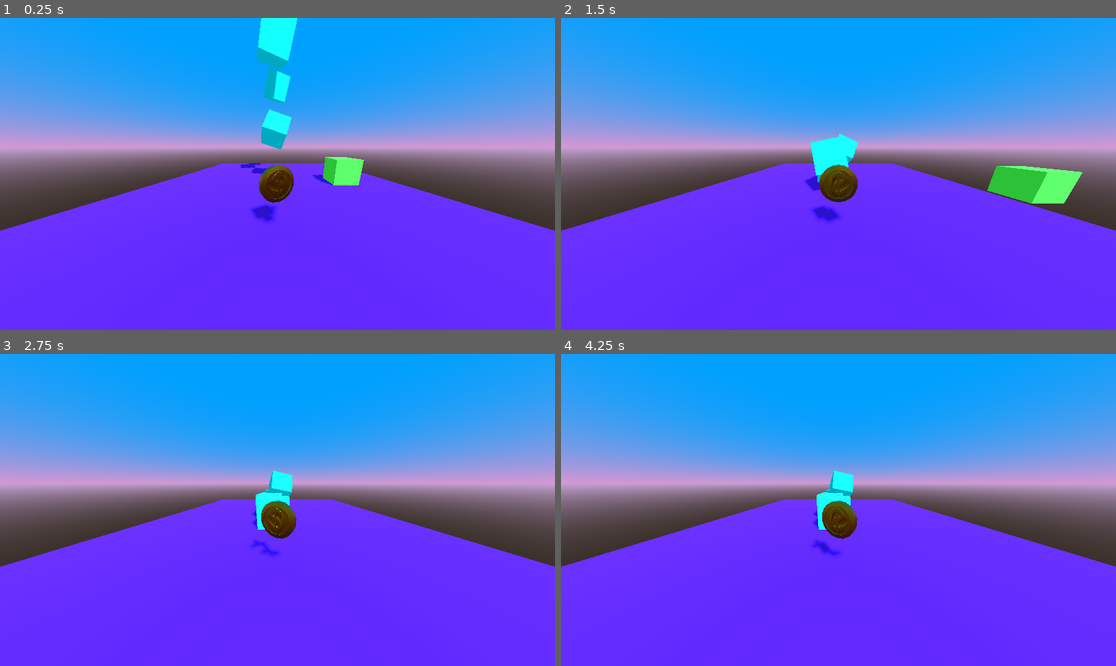
Above: before the commit, frames 1-4 (two rows, left to right).
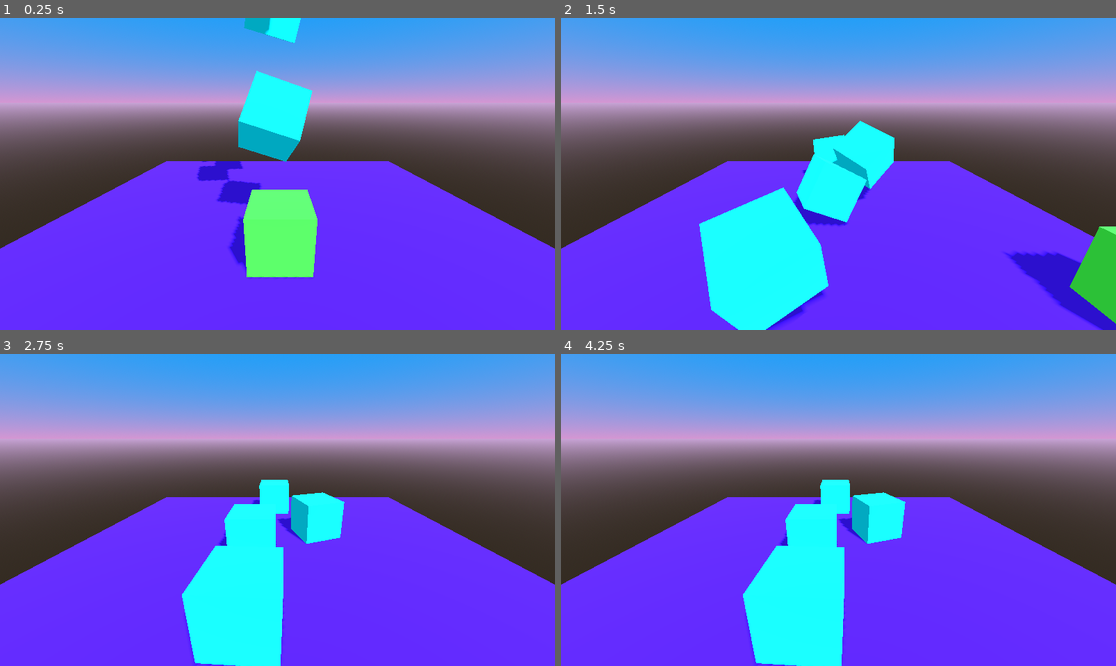
Above: after the commit, the same moments.

Repository: V102002/Godot-3D-Platformer
Game: Godot game, scene res://level_1.tscn
The game is run twice, just before and just after one commit, with the same random seed, the same clock (stepped at 60 frames per second) and the same inputs.
Inputs:
- Up to frame 1 (0.25 s): no input
- Up to frame 2 (1.5 s): tap Enter (ui_accept) at 0.5, 0.77 s; hold Right (ui_right) 0.53-1.28 s; hold Down (ui_down) from 1.28 s (still down)
- Up to frame 3 (2.75 s): tap Enter (ui_accept) at 1.52 s; release Down (ui_down) at 2.03 s; hold Right (ui_right) from 2.03 s (still down)
- Up to frame 4 (4.25 s): release Right (ui_right) at 2.78 s; hold Up (ui_up) 2.78-3.53 s; tap Enter (ui_accept) at 3.02, 3.77 s; hold Left (ui_left) from 3.53 s (still down)

The runs differ from the first frame. In frame 1, 57% of the frame differs, in the area x 0-100%, y 0-84%; in frame 2, 66%, in the area x 0-100%, y 0-100%; in frame 3, 61%; in frame 4, 61%.

Commit message:
Added camera to Bob (Player)

Diff:
--- a/3dplatformer/bob.tscn
+++ b/3dplatformer/bob.tscn
@@ -18,3 +18,12 @@
 
 [node name="CollisionShape3D" type="CollisionShape3D" parent="."]
 shape = SubResource("BoxShape3D_qltmn")
+
+[node name="Camera_Controller" type="Node3D" parent="."]
+top_level = true
+
+[node name="Camera_Target" type="Node3D" parent="Camera_Controller"]
+transform = Transform3D(1, 0, 0, 0, 0.943841, 0.330399, 0, -0.330399, 0.943841, 0, 2.72892, 3.8064)
+
+[node name="Camera3D" type="Camera3D" parent="Camera_Controller/Camera_Target"]
+current = true
--- a/3dplatformer/level_1.tscn
+++ b/3dplatformer/level_1.tscn
@@ -49,7 +49,7 @@
 transform = Transform3D(0.95168, 0.247001, 0.182471, -0.0211115, 0.645408, -0.763546, -0.306364, 0.722799, 0.619437, -0.0883555, 6.84436, -0.798663)
 
 [node name="Bob" parent="." instance=ExtResource("2_kf7nb")]
-transform = Transform3D(1, 0, 0, 0, 1, 0, 0, 0, 1, 2.71829, 0.885732, 0.512473)
+transform = Transform3D(1, 0, 0, 0, 1, 0, 0, 0, 1, 0.0391428, 0.735877, 0.929758)
 
 [node name="Coin1" parent="." instance=ExtResource("3_ah1y4")]
 transform = Transform3D(1.02743, 0, 0, 0, 1.02743, 0, 0, 0, 1.02743, 0, 1.13157, 3.30737)
